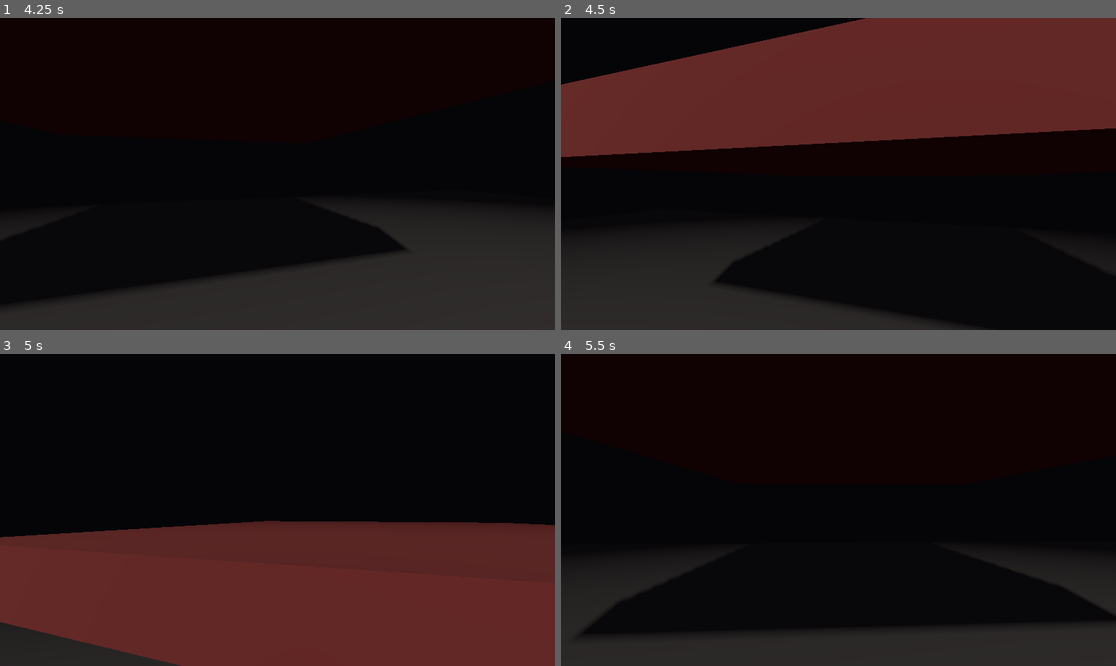
Above: before the commit, frames 1-4 (two rows, left to right).
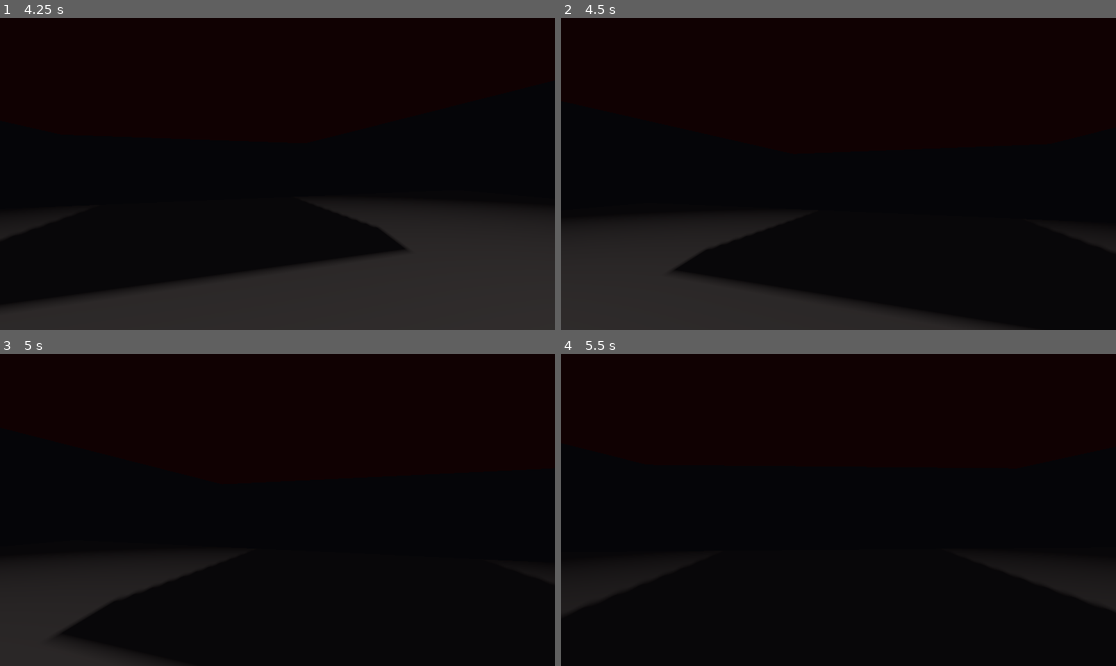
Above: after the commit, the same moments.

Repository: Iamax3/Jogo-
Game: Godot game, scene res://scenes/levels/player_sandbox.tscn
The game is run twice, just before and just after one commit, with the same random seed, the same clock (stepped at 60 frames per second) and the same inputs.
Inputs (mouse positions are in pixels of both pictures, inside the frame that each line leads up to):
- Up to frame 1 (4.25 s): tap Enter at 0.5 s; move the mouse to (305, 174) at 0.52 s; hold Ctrl (crouch) 0.53-1.28 s; hold W (move_forward) from 0.53 s (still down); move the mouse to (249, 174) at 1.27 s; tap Ctrl (crouch) at 1.35, 2.85 s; move the mouse to (288, 167) at 2.02 s; hold Ctrl (crouch) 2.03-2.78 s; move the mouse to (271, 180) at 2.77 s; move the mouse to (316, 177) at 3.52 s; hold Ctrl (crouch) from 3.53 s (still down)
- Up to frame 2 (4.5 s): keep holding W (move_forward); move the mouse to (794, 170) at 4.27 s; release Ctrl (crouch) at 4.28 s; tap Ctrl (crouch) at 4.35 s
- Up to frame 3 (5 s): keep holding W (move_forward)
- Up to frame 4 (5.5 s): keep holding W (move_forward); move the mouse to (844, 510) at 5.02 s; hold Ctrl (crouch) from 5.03 s (still down)

Frame 1 is identical in both runs. In frame 2, 35% of the frame differs, in the area x 0-100%, y 0-83%; in frame 3, 43%, in the area x 0-100%, y 53-100%; in frame 4, 11%.

Commit message:
T-101: detector de teto com a largura do corpo
Troca o RayCast3D central por um ShapeCast3D cilíndrico (raio 0,34 m),
para o jogador não levantar com parte da cápsula sob um obstáculo.
Corrige o apontamento da revisão do Codex no PR #2.

Co-Authored-By: Claude Opus 5.5 <noreply@anthropic.com>
Claude-Session: https://claude.ai/code/session_01XLKs7HhnRkBMTdSusAVd5Y

Diff:
--- a/scenes/player/player.tscn
+++ b/scenes/player/player.tscn
@@ -6,6 +6,10 @@
 resource_local_to_scene = true
 radius = 0.35
 height = 1.8
+
+[sub_resource type="CylinderShape3D" id="CylinderShape3D_ceiling"]
+height = 0.1
+radius = 0.34
 
 [node name="Player" type="CharacterBody3D"]
 script = ExtResource("1_player")
@@ -22,6 +26,7 @@
 fov = 70.0
 near = 0.05
 
-[node name="CeilingCheck" type="RayCast3D" parent="."]
-transform = Transform3D(1, 0, 0, 0, 1, 0, 0, 0, 1, 0, 1.1, 0)
+[node name="CeilingCheck" type="ShapeCast3D" parent="."]
+transform = Transform3D(1, 0, 0, 0, 1, 0, 0, 0, 1, 0, 1.05, 0)
+shape = SubResource("CylinderShape3D_ceiling")
 target_position = Vector3(0, 0.75, 0)
--- a/scripts/player/player.gd
+++ b/scripts/player/player.gd
@@ -70,7 +70,7 @@
 @onready var camera: Camera3D = $Head/Camera3D
 @onready var _collision: CollisionShape3D = $CollisionShape3D
 @onready var _body_shape: CapsuleShape3D = $CollisionShape3D.shape
-@onready var _ceiling_check: RayCast3D = $CeilingCheck
+@onready var _ceiling_check: ShapeCast3D = $CeilingCheck
 
 
 func _ready() -> void:
@@ -140,8 +140,10 @@
 func _set_body_height(height: float) -> void:
 	_body_shape.height = height
 	_collision.position.y = height / 2.0
-	# O detector de teto parte do topo do corpo agachado e mede até a altura em pé.
-	_ceiling_check.position.y = CROUCH_BODY_HEIGHT
+	# O detector de teto tem a largura do corpo: parte do topo do corpo agachado
+	# e varre até a altura em pé, para não levantar com parte do corpo sob um obstáculo.
+	var check_shape := _ceiling_check.shape as CylinderShape3D
+	_ceiling_check.position.y = CROUCH_BODY_HEIGHT - check_shape.height / 2.0
 	_ceiling_check.target_position = Vector3(0.0, STAND_BODY_HEIGHT - CROUCH_BODY_HEIGHT + 0.05, 0.0)
 
 
Not shown: 1 places in scenes/player/player.tscn that only renumber resources
